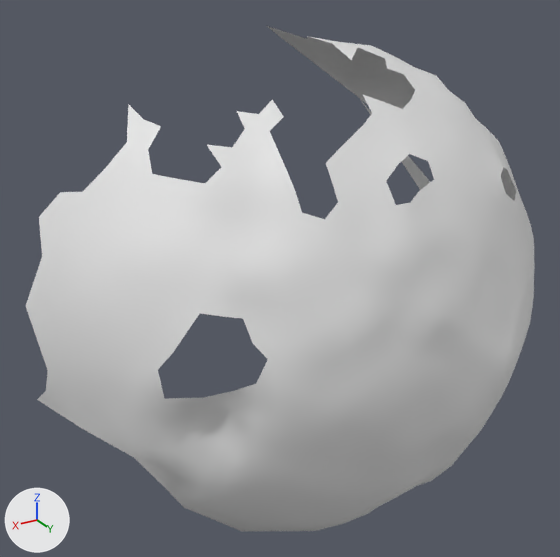
Before and after pictures for a commit that changed the OBJ model res/final/onecam_fullvolume/18/cleanedup/FullVolium.000644.obj.
Rendered twice from a 50 mm camera at (-12.1, -516.5, 1264.8) aimed at (-118.4, -693.7, 1176.2). Lighting does not change. The marker at lower left points along +X, +Y and +Z. Where no turn or scale is listed for an object, it has been applied to the vertices.

Objects in the first picture: 'FullVolium.000644'.
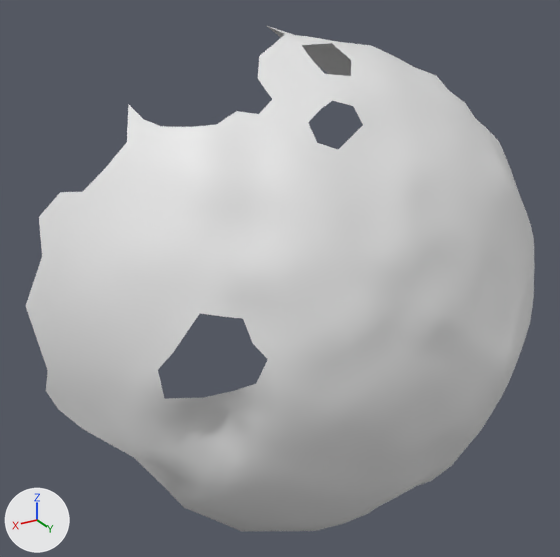
Edits to the bpy script that builds the scene:
```text
Change me_fullvolium_000644:
    used by ob_fullvolium_000644; location = (0.0, 0.0, 0.0)
    verts and faces of me_fullvolium_000644; kept vertices keep their numbers, new ones are numbered from 731
    before: 268 (-161.2, -652.0, 1205.9) at pixel (505, 193), 277 (-165.2, -652.4, 1203.1) at pixel (514, 201), 282 (-169.1, -655.6, 1204.5) at pixel (516, 190), 285 (-168.8, -659.4, 1209.5) at pixel (507, 169), 293 (-161.3, -654.5, 1210.0) at pixel (500, 175)
    before: 571 (-164.8, -657.1, 1211.2) at pixel (503, 167)
    before: 703 (-51.8, -708.4, 1151.7) at pixel (45, 391), 704 (-51.1, -718.4, 1143.8) at pixel (37, 399), 705 (-53.8, -705.1, 1147.0) at pixel (58, 409), 706 (-57.2, -694.2, 1145.6) at pixel (83, 429)
    remove me_fullvolium_000644.from_pydata(...)  # 731 vertices, 1371 faces; spans x -197.5..-50.2, y -743.7..-635.2, z 1103.4..1245.0
    add me_fullvolium_000644.from_pydata(...)  # 766 vertices, 1470 faces; spans x -197.5..-50.2, y -743.7..-635.2, z 1103.4..1245.0
    me_fullvolium_000644 part 1
    35 vertices are added at x -139.0..-81.8, y -694.5..-649.5, z 1213.4..1243.8
    95 new faces join them
    me_fullvolium_000644 part 2
    add verts[741] = (-165.3, -654.6, 1207.8)  # pixel (510, 181)
    add faces += [(293, 741, 571), (268, 741, 293), (277, 282, 741), (268, 277, 741), (285, 571, 741), (282, 285, 741)]
    me_fullvolium_000644 part 3
    add delete_vertices([704])  # with the faces that use them
```

Where the change shows, as pixel boxes [x1, y1, x2, y2] in the pictures (560 x 557 px):
part 1 of me_fullvolium_000644, added: after [148, 26, 434, 219]
part 2 of me_fullvolium_000644, added: after [501, 167, 516, 200]
part 3 of me_fullvolium_000644, deleted: before [37, 391, 81, 428]
